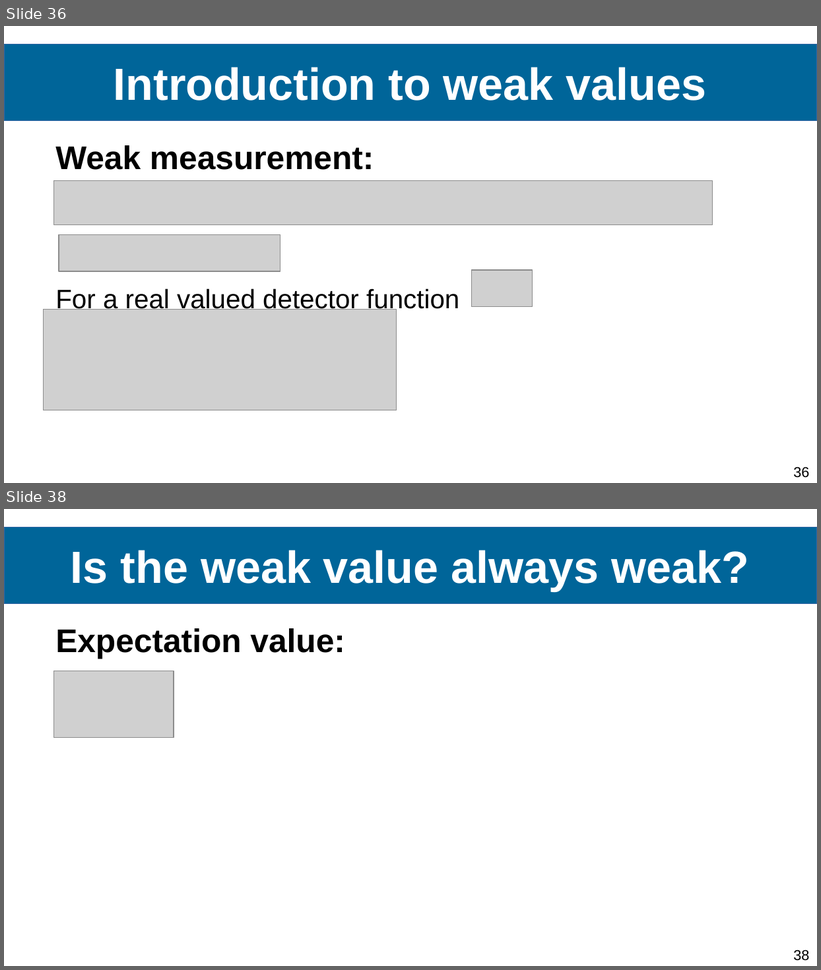
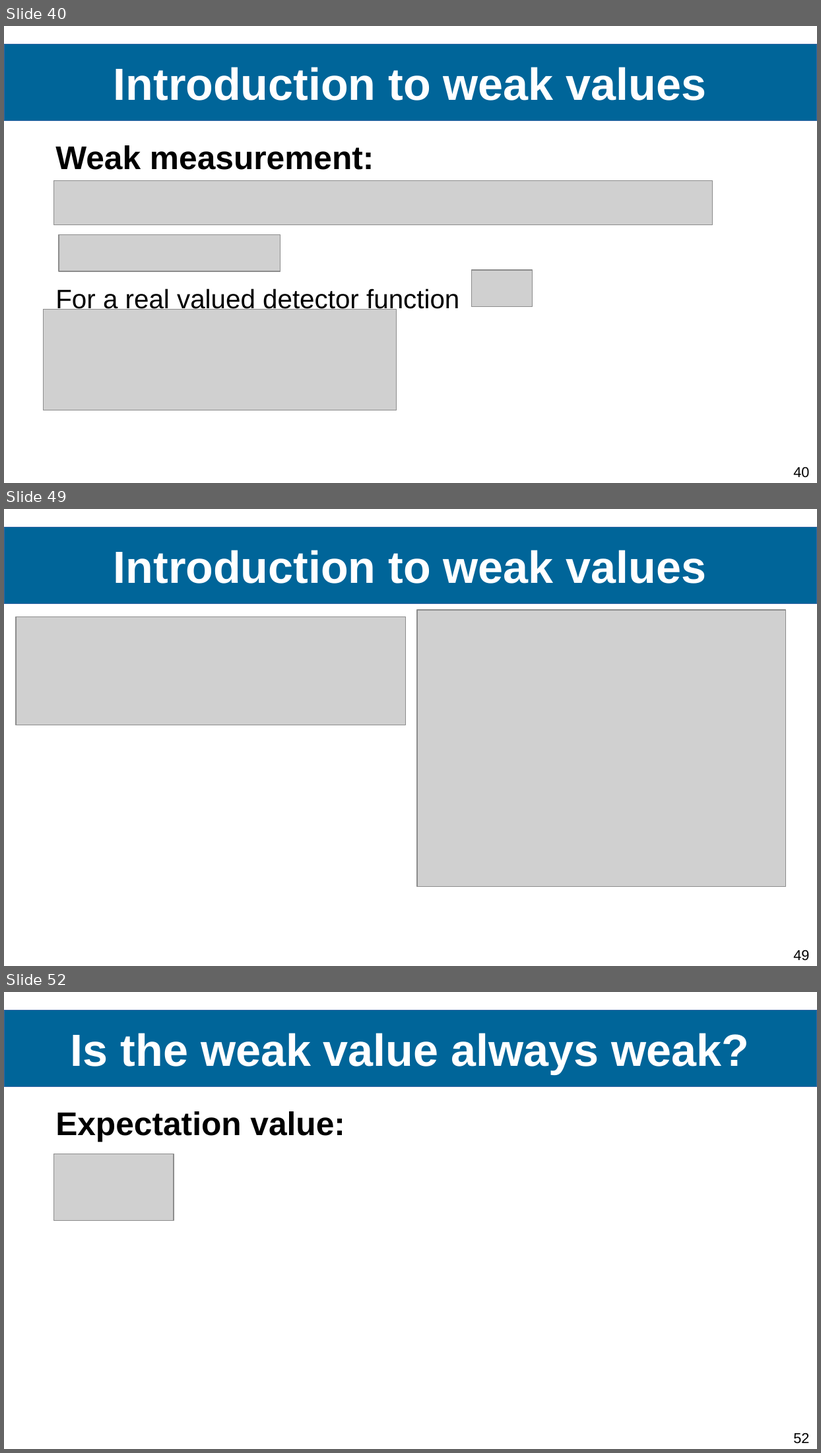
Before and after one commit to Ismaele-vincent/PhD, a slide deck: 2024/Conference abstract/Conference FOMO/Presentation FOMO 2024.odp. Shown one above the other, each under a label of ours: slides 36 and 38 before the commit, slides 40, 49 and 52 after it; the slides between them are not shown. The pictures are 821x970 and 821x1453 pixels, drawn with LibreOffice and Linux fonts; fonts in the diff are those of the drawing; grey boxes stand for pictures; background and template pictures are left out. Boxes give left, top, right and bottom in pixels: in the first picture for what was removed or moved away, otherwise in the second. Text is boxed around its words. In the diff, an @@ line names an element or a change of style, - is before the commit and + after.

```diff
--- a/2024/Conference abstract/Conference FOMO/Presentation FOMO 2024.odp
+++ b/2024/Conference abstract/Conference FOMO/Presentation FOMO 2024.odp
@@ slide 49 added at (4, 509, 817, 966), background #FFFFFF; not listed: 1 template element that a slide beside it also shows @@
@@ title added at (4, 527, 817, 604), fill #006599, outline #3465A4 0 pt, 44 pt, text #FFFFFF, bold @@
+Introduction to weak values
@@ picture added at (16, 617, 406, 725) @@
@@ picture added at (417, 610, 786, 887) @@
@@ what was slide 36 is now slide 40 @@
@@ page number at (793, 468, 809, 478): text changed @@
-36
+40
@@ what was slide 38 is now slide 52 @@
@@ page number at (793, 1434, 809, 1444): text changed @@
-38
+52
```
Also in this commit, not shown: 11 slides changed, 13 other slides added, 6 other files.
